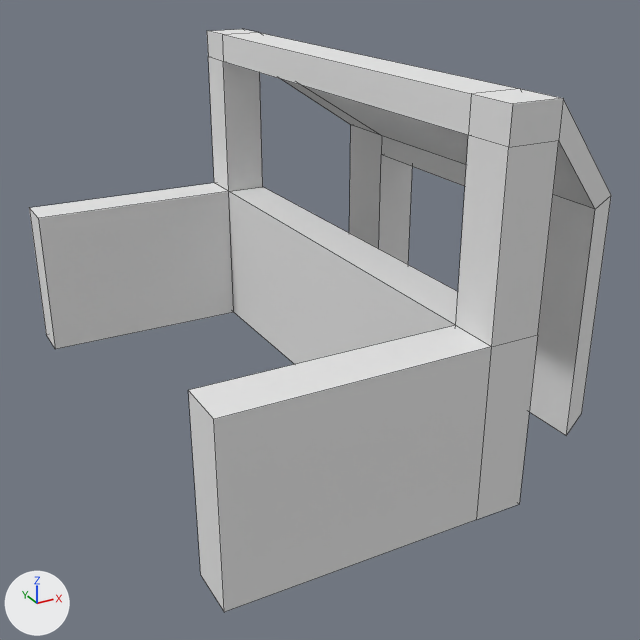
The FBX model Assets/World/Lumber/DepotObj.fbx as it was, and as the next commit left it.
One viewpoint serves both versions: a 50 mm camera at (-18.0, -32.8, 17.7) aimed at (-0.8, -1.5, 2.1). The lights are fixed; the arrows at lower left show +X, +Y and +Z. Mesh edges are drawn as thin lines. Where no turn or scale is listed for an object, it has been applied to the vertices.

The first picture shows 'Depot'.
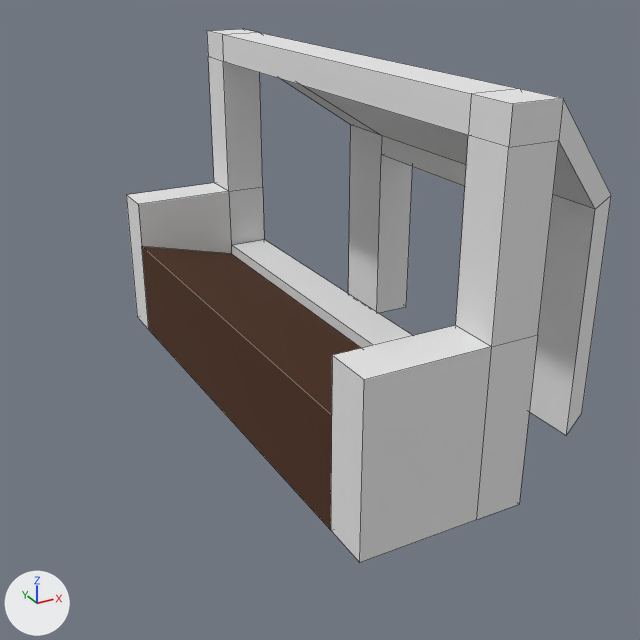
What differs and where, as boxes (x1, y1, x2, y2) in the pictures (640 x 640 px; the box of a moved part takes in the faces that stretch with it):
```json
{"object": "Depot", "change": "reshaped", "before": [29, 29, 611, 612], "after": [126, 29, 611, 562], "on screen": "17% narrower, 9% shorter"}
{"part": 1, "of": "me_depot", "change": "moved or reshaped", "before": [29, 187, 458, 612], "after": [126, 187, 457, 562]}
```

Scene script edits in JSON lines:
```json
{"op": "add", "block": "mat_bark", "code": ["mat_bark = principled_material('Bark')", "mat_bark.base_color = (0.0748, 0.0253, 0.00787)  # brown #4d2c16", "mat_bark.roughness = 1.0"]}
{"block": "me_depot", "where": "# used by ob_depot; location = (0.0, 0.0, 0.0)"}
{"op": "remove", "block": "me_depot", "code": "me_depot.from_pydata(...)  # 60 vertices, 58 faces; spans x -10.0..9.0, y -12.0..12.0, z -2.0..13.0"}
{"op": "add", "block": "me_depot", "code": "me_depot.from_pydata(...)  # 68 vertices, 63 faces; spans x -5.0..9.0, y -12.0..12.0, z -2.0..13.0"}
{"block": "me_depot", "change": "me_depot part 1"}
{"block": "me_depot", "change": "2 vertices are removed from x -10.0, y -10.0..10.0, z -2.0"}
{"block": "me_depot", "change": "11 faces are deleted"}
{"block": "me_depot", "change": "6 vertices in x -10.0, y -12.0..12.0, z -2.0..5.0 move by (5.0, 0.0, 0.0)"}
{"block": "me_depot", "change": "10 vertices are added at x -5.0..2.0, y -10.0..10.0, z -2.0..2.8"}
{"block": "me_depot", "change": "13 new faces join them, mat_material (white #e7e7e7)"}
{"block": "me_depot", "change": "3 new faces join them, mat_bark (brown #4d2c16)"}
{"op": "add", "block": "me_depot", "code": "me_depot.materials.append(mat_bark)  # brown #4d2c16"}
```
